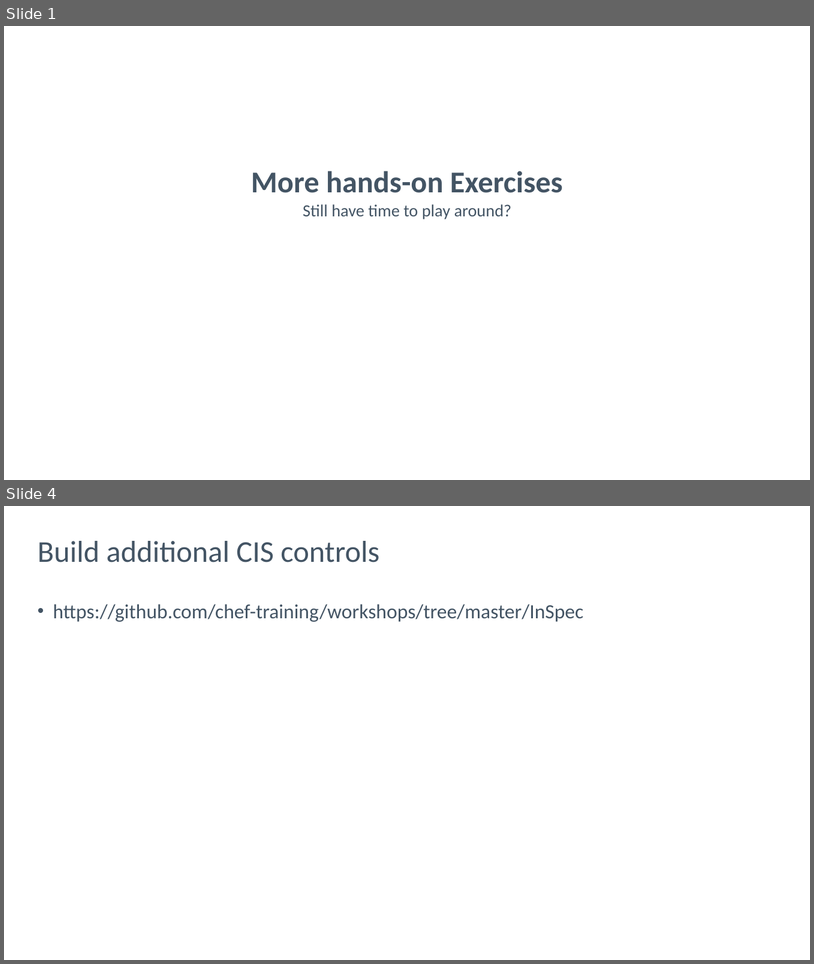
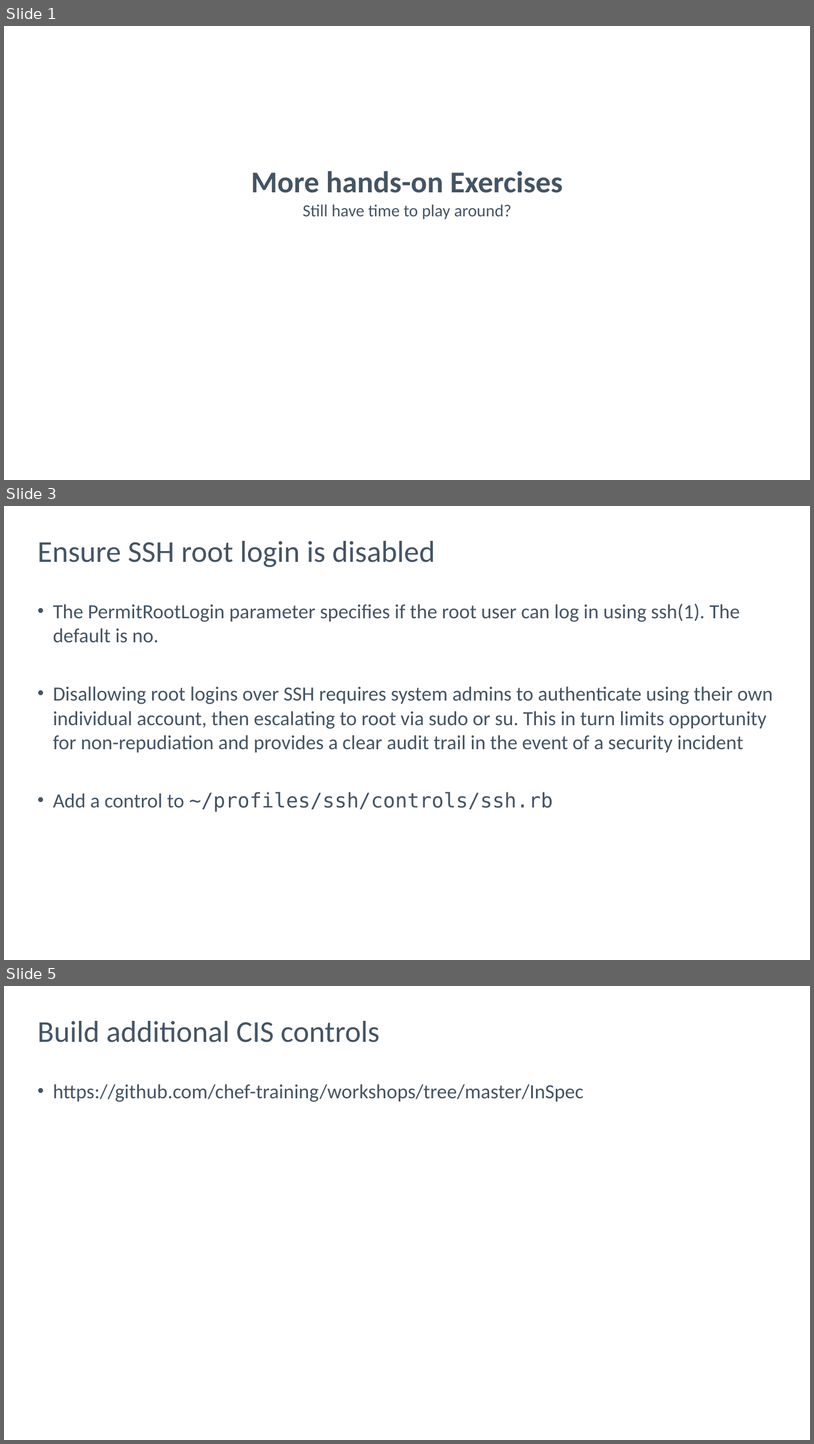
Before and after one commit to nathenharvey/introduction-to-inspec, a slide deck: powerpoint/More-Exercises.pptx. Shown one above the other, each under a label of ours: slides 1 and 4 before the commit, slides 1, 3 and 5 after it; the slides between them are not shown. The pictures are 814x964 and 814x1444 pixels, drawn with LibreOffice and Linux fonts; fonts in the diff are those of the drawing; background and template pictures are left out. Boxes give left, top, right and bottom in pixels: in the first picture for what was removed or moved away, otherwise in the second. Text is boxed around its words. In the diff, an @@ line names an element or a change of style, - is before the commit and + after.

Commit message:
Updates slides to prep for Informatica
Updates to screenshots for latest Chef Automate
Adds a screenshots directory
Minor content updates after MSP event

```diff
--- a/powerpoint/More-Exercises.pptx
+++ b/powerpoint/More-Exercises.pptx
@@ slide 3 added at (4,506,810,960), background picture (left out) @@
@@ title added at (38,541,435,567), 48 pt, text #435464 @@
+Ensure SSH root login is disabled
@@ text added at (53,603,773,811), 32 pt, text #435464 @@
+• The PermitRootLogin parameter specifies if the root user can log in using ssh(1). The default is no.
+• Disallowing root logins over SSH requires system admins to authenticate using their own individual account, then escalating to root via sudo or su. This in turn limits opportunity for non-repudiation and provides a clear audit trail in the event of a security incident
+• Add a control to ~/profiles/ssh/controls/ssh.rb
@@ what was slide 4 is now slide 5 @@
```
Also in this commit, not shown: 1 slide changed, 1 other slide added, 1 slide removed, 27 other files.
